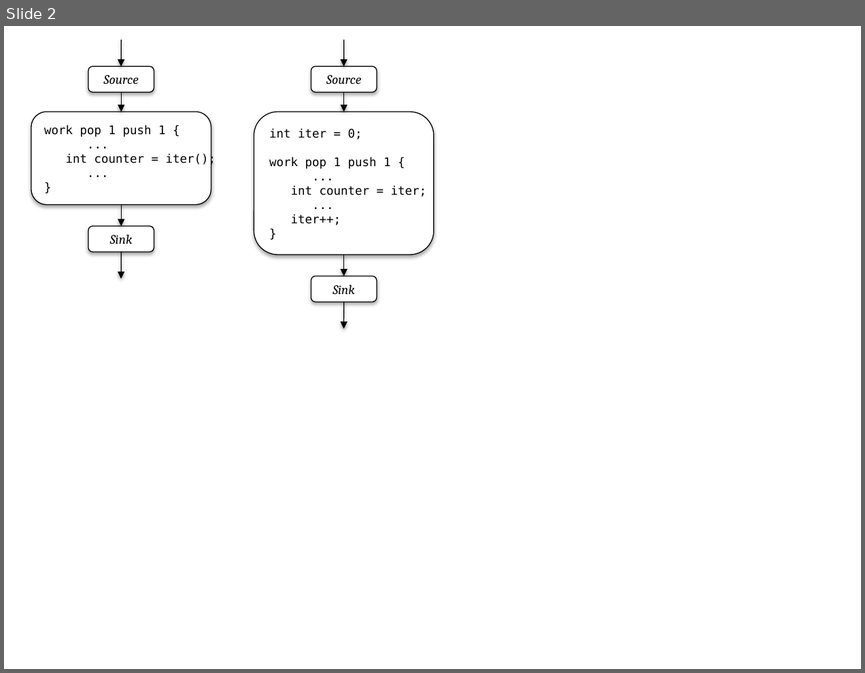
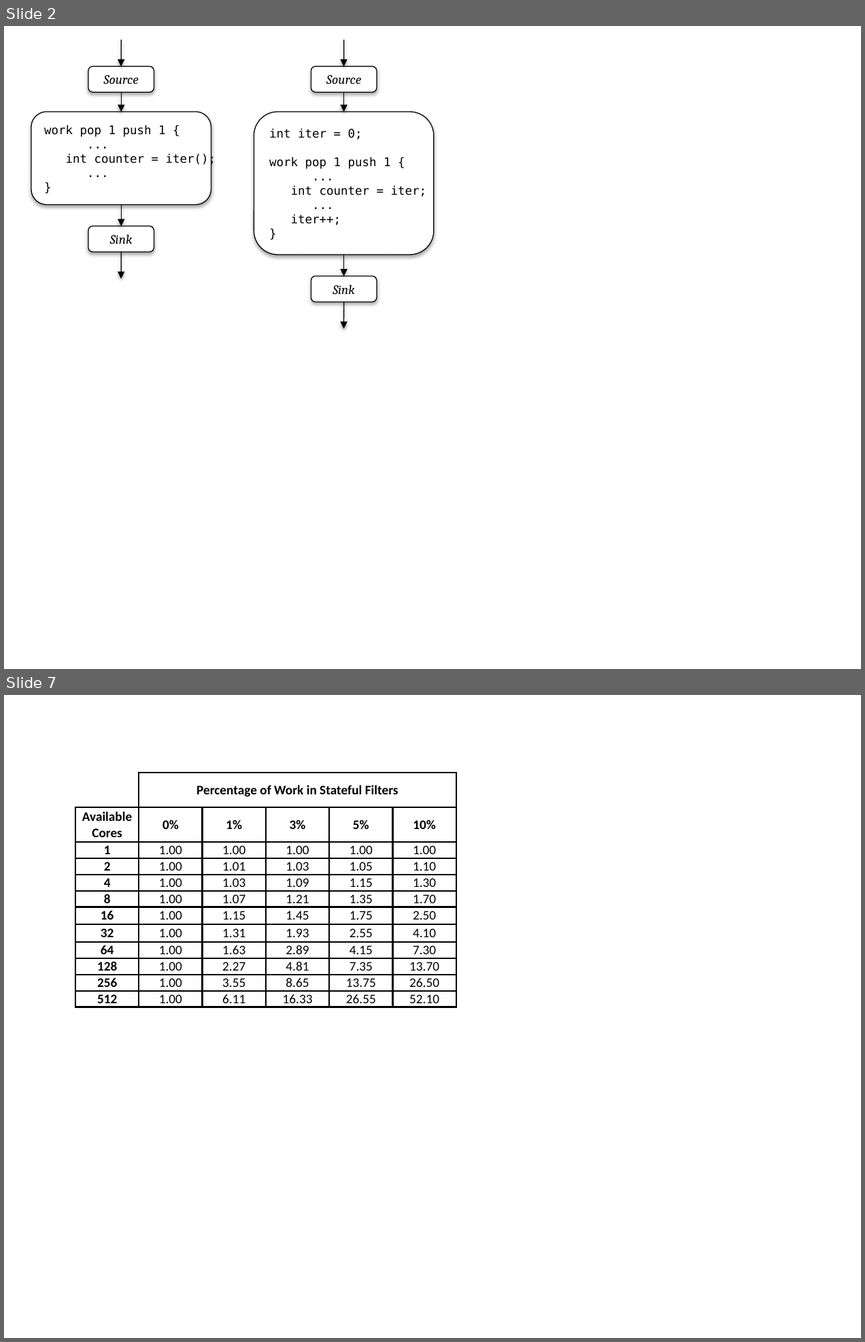
Before and after one commit to rrnewton/StreamIt, a slide deck: streams/docs/induction-state-2012/figures/fission-induction.pptx. Shown one above the other, each under a label of ours: slide 2 before the commit, slides 2 and 7 after it; the slides between them are not shown. The pictures are 865x673 and 865x1342 pixels, drawn with LibreOffice and Linux fonts; fonts in the diff are those of the drawing. Boxes give left, top, right and bottom in pixels: in the first picture for what was removed or moved away, otherwise in the second. Text is boxed around its words. In the diff, an @@ line names an element or a change of style, - is before the commit and + after.

```diff
--- a/streams/docs/induction-state-2012/figures/fission-induction.pptx
+++ b/streams/docs/induction-state-2012/figures/fission-induction.pptx
@@ slide 7 added at (4,695,861,1338), background #FFFFFF @@
@@ table added at (75,773,456,1009), 12 rows, 6 columns @@
+ | Percentage of Work in Stateful Filters |  |  |  | 
+Available Cores | 0% | 1% | 3% | 5% | 10%
+1 | 1.00 | 1.00 | 1.00 | 1.00 | 1.00
+2 | 1.00 | 1.01 | 1.03 | 1.05 | 1.10
+4 | 1.00 | 1.03 | 1.09 | 1.15 | 1.30
+8 | 1.00 | 1.07 | 1.21 | 1.35 | 1.70
+16 | 1.00 | 1.15 | 1.45 | 1.75 | 2.50
+32 | 1.00 | 1.31 | 1.93 | 2.55 | 4.10
+64 | 1.00 | 1.63 | 2.89 | 4.15 | 7.30
+128 | 1.00 | 2.27 | 4.81 | 7.35 | 13.70
+256 | 1.00 | 3.55 | 8.65 | 13.75 | 26.50
+512 | 1.00 | 6.11 | 16.33 | 26.55 | 52.10
```
Also in this commit, not shown: 2 slides changed, 4 other slides added.
